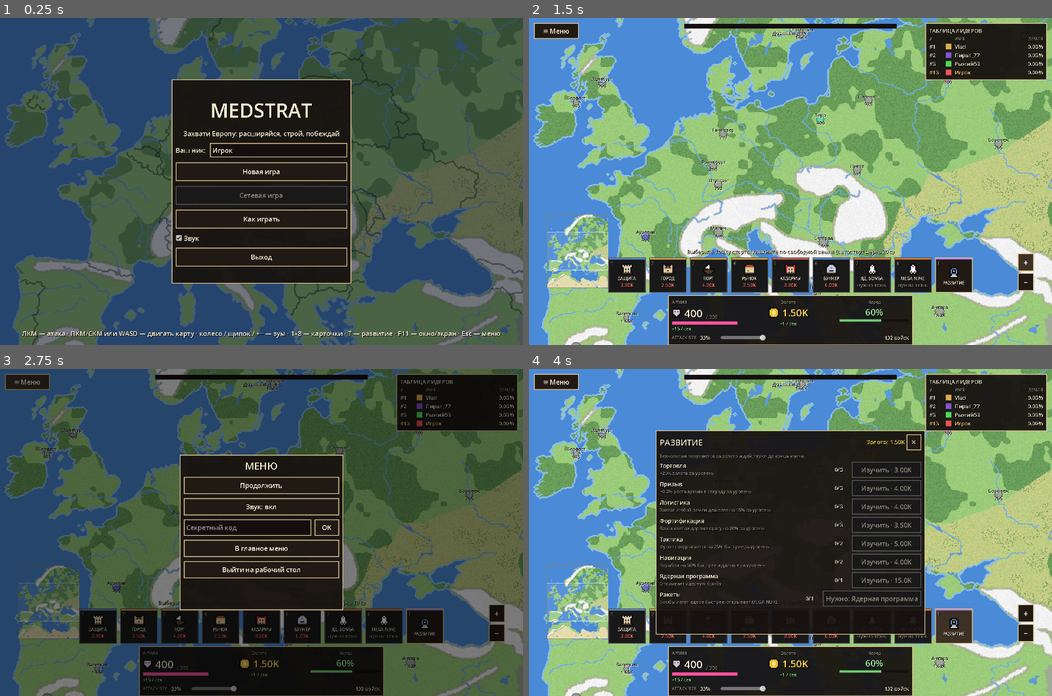
Above: before the commit, frames 1-4 (two rows, left to right).
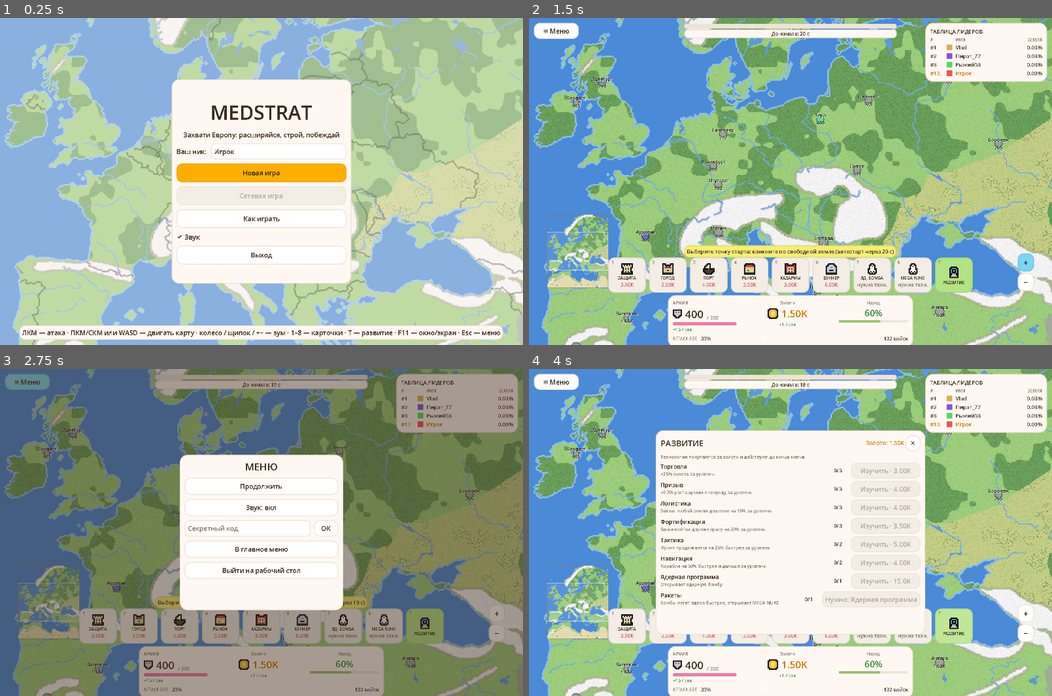
Above: after the commit, the same moments.

Repository: maximvasilevp-stack/medstrat
Game: Godot game, scene res://scenes/main_menu.tscn
The game is run twice, just before and just after one commit, with the same random seed, the same clock (stepped at 60 frames per second) and the same inputs.
Inputs:
- Up to frame 1 (0.25 s): no input
- Up to frame 2 (1.5 s): click "Новая игра" at 0.5 s; click "+" at 1.25 s
- Up to frame 3 (2.75 s): click "≡ Меню" at 2 s
- Up to frame 4 (4 s): click "Продолжить" at 2.75 s; click "T" at 3.5 s

The runs differ from the first frame. In frame 1, 100% of the frame differs, in the area x 0-100%, y 0-100%; in frame 2, 22%; in frame 3, 100%; in frame 4, 49%.

Commit message:
feat(ui): bright pastel in-game theme
Cream panels with rounded corners, pastel card fills by category (sky,
lemon, peach, blue, lavender, lime), orange pressed state and primary
button, dark-brown text, pill-shaped hints and toasts sized to their text,
light overlays for dialogs. Web build rebuilt.

Co-Authored-By: Claude Fable 5.1 <noreply@anthropic.com>

Diff:
--- a/scripts/ui/exit_dialog.gd
+++ b/scripts/ui/exit_dialog.gd
@@ -16,7 +16,7 @@
 	theme = ThemeFactory.make()
 	visible = false
 	var dim := ColorRect.new()
-	dim.color = Color(0, 0, 0, 0.5)
+	dim.color = Color(0.23, 0.16, 0.10, 0.45)
 	dim.set_anchors_and_offsets_preset(PRESET_FULL_RECT)
 	add_child(dim)
 	var panel := PanelContainer.new()
--- a/scripts/ui/hud.gd
+++ b/scripts/ui/hud.gd
@@ -23,14 +23,14 @@
 signal restart_requested
 
 const CARDS := [
-	["defense", "ЗАЩИТА", PixelSprites.TOWER, "1", Color(0.35, 0.60, 0.92)],
-	["city", "ГОРОД", PixelSprites.CITY, "2", Color(0.95, 0.75, 0.30)],
-	["port", "ПОРТ", PixelSprites.PORT, "3", Color(0.95, 0.75, 0.30)],
-	["market", "РЫНОК", PixelSprites.MARKET, "4", Color(0.95, 0.75, 0.30)],
-	["barracks", "КАЗАРМЫ", PixelSprites.BARRACKS, "5", Color(0.90, 0.40, 0.35)],
-	["bunker", "БУНКЕР", PixelSprites.BUNKER, "6", Color(0.35, 0.60, 0.92)],
-	["nuke", "ЯД. БОМБА", PixelSprites.ROCKET, "7", Color(1.0, 0.55, 0.20)],
-	["mega", "MEGA NUKE", PixelSprites.ROCKET, "8", Color(1.0, 0.55, 0.20)],
+	["defense", "ЗАЩИТА", PixelSprites.TOWER, "1", ThemeFactory.SKY],
+	["city", "ГОРОД", PixelSprites.CITY, "2", ThemeFactory.LEMON],
+	["port", "ПОРТ", PixelSprites.PORT, "3", ThemeFactory.LEMON],
+	["market", "РЫНОК", PixelSprites.MARKET, "4", ThemeFactory.LEMON],
+	["barracks", "КАЗАРМЫ", PixelSprites.BARRACKS, "5", ThemeFactory.PEACH],
+	["bunker", "БУНКЕР", PixelSprites.BUNKER, "6", ThemeFactory.BLUE],
+	["nuke", "ЯД. БОМБА", PixelSprites.ROCKET, "7", ThemeFactory.LAVENDER],
+	["mega", "MEGA NUKE", PixelSprites.ROCKET, "8", ThemeFactory.LAVENDER],
 ]
 const CARD_SIZE := Vector2(92, 86)
 
@@ -128,11 +128,11 @@
 	b.max_value = 1.0
 	b.custom_minimum_size = Vector2(0, height)
 	var bg := StyleBoxFlat.new()
-	bg.bg_color = Color(0.08, 0.06, 0.05)
-	bg.set_corner_radius_all(0)
+	bg.bg_color = ThemeFactory.FRAME
+	bg.set_corner_radius_all(height)
 	var fg := StyleBoxFlat.new()
 	fg.bg_color = fill
-	fg.set_corner_radius_all(0)
+	fg.set_corner_radius_all(height)
 	b.add_theme_stylebox_override("background", bg)
 	b.add_theme_stylebox_override("fill", fg)
 	b.mouse_filter = MOUSE_FILTER_IGNORE
@@ -162,7 +162,7 @@
 	menu_button.pressed.connect(func(): exit_pressed.emit())
 	row.add_child(menu_button)
 
-	timer_bar = _bar(Color(0.36, 0.78, 0.36), 12)
+	timer_bar = _bar(ThemeFactory.LIME.darkened(0.15), 12)
 	timer_bar.set_anchors_and_offsets_preset(PRESET_CENTER_TOP)
 	timer_bar.offset_left = -260
 	timer_bar.offset_right = 260
@@ -176,6 +176,7 @@
 	timer_label.offset_top = 28
 	timer_label.offset_bottom = 46
 	timer_label.horizontal_alignment = HORIZONTAL_ALIGNMENT_CENTER
+	timer_label.add_theme_stylebox_override("normal", ThemeFactory.pill(ThemeFactory.PANEL, 2, 8))
 	add_child(timer_label)
 
 
@@ -236,18 +237,14 @@
 		b.button_group = card_group
 		b.custom_minimum_size = CARD_SIZE
 		b.toggled.connect(_on_card_toggled.bind(kind))
-		var stripe := ColorRect.new()
-		stripe.color = d[4]
-		stripe.set_anchors_and_offsets_preset(PRESET_TOP_WIDE)
-		stripe.offset_left = 2
-		stripe.offset_right = -2
-		stripe.offset_top = 2
-		stripe.offset_bottom = 5
-		stripe.mouse_filter = MOUSE_FILTER_IGNORE
-		b.add_child(stripe)
+		var tint: Color = d[4]
+		b.add_theme_stylebox_override("normal", ThemeFactory.pill(tint))
+		b.add_theme_stylebox_override("hover", ThemeFactory.pill(tint.lightened(0.15)))
+		b.add_theme_stylebox_override("pressed", ThemeFactory.pill(ThemeFactory.ORANGE))
+		b.add_theme_stylebox_override("disabled", ThemeFactory.pill(Color("#F3EDE6")))
 		var box := VBoxContainer.new()
 		box.set_anchors_and_offsets_preset(PRESET_FULL_RECT)
-		box.offset_top = 6
+		box.offset_top = 4
 		box.alignment = BoxContainer.ALIGNMENT_CENTER
 		box.mouse_filter = MOUSE_FILTER_IGNORE
 		box.add_theme_constant_override("separation", 1)
@@ -256,11 +253,11 @@
 		var title := _label(d[1], 10)
 		title.horizontal_alignment = HORIZONTAL_ALIGNMENT_CENTER
 		box.add_child(title)
-		var cost := _label("", 12, Color(1.0, 0.45, 0.4))
+		var cost := _label("", 12, ThemeFactory.TEXT)
 		cost.horizontal_alignment = HORIZONTAL_ALIGNMENT_CENTER
 		box.add_child(cost)
 		var key := _label(d[3], 10, ThemeFactory.TEXT_DIM)
-		key.position = Vector2(6, 7)
+		key.position = Vector2(8, 5)
 		b.add_child(key)
 		bar.add_child(b)
 		cards[kind] = b
@@ -269,18 +266,12 @@
 	tech.custom_minimum_size = CARD_SIZE
 	tech.tooltip_text = "Клавиша T"
 	tech.pressed.connect(toggle_tech)
-	var tstripe := ColorRect.new()
-	tstripe.color = Color(0.70, 0.45, 0.95)
-	tstripe.set_anchors_and_offsets_preset(PRESET_TOP_WIDE)
-	tstripe.offset_left = 2
-	tstripe.offset_right = -2
-	tstripe.offset_top = 2
-	tstripe.offset_bottom = 5
-	tstripe.mouse_filter = MOUSE_FILTER_IGNORE
-	tech.add_child(tstripe)
+	tech.add_theme_stylebox_override("normal", ThemeFactory.pill(ThemeFactory.LIME))
+	tech.add_theme_stylebox_override("hover", ThemeFactory.pill(ThemeFactory.LIME.lightened(0.15)))
+	tech.add_theme_stylebox_override("pressed", ThemeFactory.pill(ThemeFactory.ORANGE))
 	var tbox := VBoxContainer.new()
 	tbox.set_anchors_and_offsets_preset(PRESET_FULL_RECT)
-	tbox.offset_top = 6
+	tbox.offset_top = 4
 	tbox.alignment = BoxContainer.ALIGNMENT_CENTER
 	tbox.mouse_filter = MOUSE_FILTER_IGNORE
 	tech.add_child(tbox)
@@ -289,16 +280,21 @@
 	ttitle.horizontal_alignment = HORIZONTAL_ALIGNMENT_CENTER
 	tbox.add_child(ttitle)
 	var tkey := _label("T", 10, ThemeFactory.TEXT_DIM)
-	tkey.position = Vector2(6, 7)
+	tkey.position = Vector2(8, 5)
 	tech.add_child(tkey)
 	bar.add_child(tech)
 
+	var status_box := CenterContainer.new()
+	status_box.set_anchors_and_offsets_preset(PRESET_BOTTOM_WIDE)
+	status_box.offset_top = -244
+	status_box.offset_bottom = -216
+	status_box.mouse_filter = MOUSE_FILTER_IGNORE
+	add_child(status_box)
 	status_label = _label("", 13)
-	status_label.set_anchors_and_offsets_preset(PRESET_BOTTOM_WIDE)
-	status_label.offset_top = -238
-	status_label.offset_bottom = -216
+	status_label.add_theme_stylebox_override("normal", ThemeFactory.pill(ThemeFactory.LEMON, 6, 12))
 	status_label.horizontal_alignment = HORIZONTAL_ALIGNMENT_CENTER
-	add_child(status_label)
+	status_label.visible = false
+	status_box.add_child(status_label)
 
 
 func _build_resources() -> void:
@@ -331,9 +327,9 @@
 	army_cap = _label("/ 0", 12, ThemeFactory.TEXT_DIM)
 	army_cap.size_flags_vertical = SIZE_SHRINK_END
 	army_row.add_child(army_cap)
-	army_bar = _bar(Color(0.98, 0.33, 0.62), 8)
+	army_bar = _bar(Color("#F07AA8"), 8)
 	army.add_child(army_bar)
-	army_rate = _label("", 11, Color(0.55, 0.95, 0.55))
+	army_rate = _label("", 11, ThemeFactory.GREEN)
 	army.add_child(army_rate)
 
 	var gold := VBoxContainer.new()
@@ -348,9 +344,9 @@
 	gold_row.add_theme_constant_override("separation", 8)
 	gold.add_child(gold_row)
 	gold_row.add_child(_icon(PixelSprites.COIN, "coin", Vector2(26, 26)))
-	gold_value = _label("0", 24, Color(1.0, 0.85, 0.35))
+	gold_value = _label("0", 24, Color("#C97B00"))
 	gold_row.add_child(gold_value)
-	gold_rate = _label("", 11, Color(0.55, 0.95, 0.55))
+	gold_rate = _label("", 11, ThemeFactory.GREEN)
 	gold_rate.horizontal_alignment = HORIZONTAL_ALIGNMENT_CENTER
 	gold.add_child(gold_rate)
 
@@ -370,10 +366,10 @@
 	var people_title := _label("Народ", 10, ThemeFactory.TEXT_DIM)
 	people_title.horizontal_alignment = HORIZONTAL_ALIGNMENT_CENTER
 	people.add_child(people_title)
-	approval_value = _label("60%", 22, Color(0.6, 0.9, 0.6))
+	approval_value = _label("60%", 22, ThemeFactory.GREEN)
 	approval_value.horizontal_alignment = HORIZONTAL_ALIGNMENT_CENTER
 	people.add_child(approval_value)
-	approval_bar = _bar(Color(0.45, 0.8, 0.45), 6)
+	approval_bar = _bar(ThemeFactory.LIME.darkened(0.15), 6)
 	people.add_child(approval_bar)
 	election_label = _label("", 11, ThemeFactory.TEXT_DIM)
 	election_label.horizontal_alignment = HORIZONTAL_ALIGNMENT_CENTER
@@ -452,7 +448,7 @@
 	var title := _label("РАЗВИТИЕ", 20)
 	title.size_flags_horizontal = SIZE_EXPAND_FILL
 	head.add_child(title)
-	tech_gold = _label("", 14, Color(1.0, 0.85, 0.35))
+	tech_gold = _label("", 14, Color("#C97B00"))
 	head.add_child(tech_gold)
 	var close := Button.new()
 	close.text = "✕"
@@ -514,7 +510,7 @@
 		l.autowrap_mode = TextServer.AUTOWRAP_WORD_SMART
 		box.add_child(l)
 		people_labels[key] = l
-	people_bar = _bar(Color(0.45, 0.8, 0.45), 10)
+	people_bar = _bar(ThemeFactory.LIME.darkened(0.15), 10)
 	box.add_child(people_bar)
 	var hint := _label("Одобрение тянется к цели: налоги и войны его снижают, рынки и города поднимают. Ниже 25% люди уходят с окраин. Раз в 3 минуты выборы: меньше 50% — поражение и штраф на минуту.", 11, ThemeFactory.TEXT_DIM)
 	hint.autowrap_mode = TextServer.AUTOWRAP_WORD_SMART
@@ -579,7 +575,7 @@
 	var box := VBoxContainer.new()
 	box.add_theme_constant_override("separation", 8)
 	event_panel.add_child(box)
-	event_title = _label("", 18, Color(1.0, 0.85, 0.35))
+	event_title = _label("", 18, Color("#C97B00"))
 	box.add_child(event_title)
 	event_text = _label("", 13)
 	event_text.autowrap_mode = TextServer.AUTOWRAP_WORD_SMART
@@ -683,15 +679,19 @@
 
 
 func _build_toast() -> void:
+	var toast_box := CenterContainer.new()
+	toast_box.set_anchors_and_offsets_preset(PRESET_CENTER_TOP)
+	toast_box.offset_top = 56
+	toast_box.offset_bottom = 96
+	toast_box.offset_left = -400
+	toast_box.offset_right = 400
+	toast_box.mouse_filter = MOUSE_FILTER_IGNORE
+	add_child(toast_box)
 	toast_label = _label("", 18)
-	toast_label.set_anchors_and_offsets_preset(PRESET_CENTER_TOP)
-	toast_label.offset_top = 56
-	toast_label.offset_bottom = 84
-	toast_label.offset_left = -400
-	toast_label.offset_right = 400
+	toast_label.add_theme_stylebox_override("normal", ThemeFactory.pill(ThemeFactory.PANEL, 8, 14))
 	toast_label.horizontal_alignment = HORIZONTAL_ALIGNMENT_CENTER
 	toast_label.modulate.a = 0.0
-	add_child(toast_label)
+	toast_box.add_child(toast_label)
 
 
 func _build_overlay() -> void:
@@ -700,7 +700,7 @@
 	overlay.visible = false
 	add_child(overlay)
 	var dim := ColorRect.new()
-	dim.color = Color(0, 0, 0, 0.55)
+	dim.color = Color(0.23, 0.16, 0.10, 0.45)
 	dim.set_anchors_and_offsets_preset(PRESET_FULL_RECT)
 	overlay.add_child(dim)
 	var panel := PanelContainer.new()
@@ -762,21 +762,26 @@
 	_syncing = false
 	match kind:
 		"city":
-			status_label.text = "Клик по своей земле: город поднимает лимит и рост армии. Esc — отмена"
+			set_status("Клик по своей земле: город поднимает лимит и рост армии. Esc — отмена")
 		"port":
-			status_label.text = "Клик по своему берегу: порт даёт золото и высадки с моря. Esc — отмена"
+			set_status("Клик по своему берегу: порт даёт золото и высадки с моря. Esc — отмена")
 		"defense":
-			status_label.text = "Клик по своей земле: защита удорожает захват ваших клеток. Esc — отмена"
+			set_status("Клик по своей земле: защита удорожает захват ваших клеток. Esc — отмена")
 		"market":
-			status_label.text = "Клик по своей земле: рынок приносит +12 золота в секунду. Esc — отмена"
+			set_status("Клик по своей земле: рынок приносит +12 золота в секунду. Esc — отмена")
 		"barracks":
-			status_label.text = "Клик по своей земле: казармы поднимают лимит и рост армии. Esc — отмена"
+			set_status("Клик по своей земле: казармы поднимают лимит и рост армии. Esc — отмена")
 		"bunker":
-			status_label.text = "Клик по своей земле: бункер сбивает чужие бомбы в радиусе 16 клеток. Esc — отмена"
+			set_status("Клик по своей земле: бункер сбивает чужие бомбы в радиусе 16 клеток. Esc — отмена")
 		"nuke", "mega":
-			status_label.text = "Клик по цели: через 3 секунды земля в радиусе станет ничьей и выжженной. Esc — отмена"
+			set_status("Клик по цели: через 3 секунды земля в радиусе станет ничьей и выжженной. Esc — отмена")
 		_:
-			status_label.text = ""
+			set_status("")
+
+
+func set_status(text: String) -> void:
+	status_label.text = text
+	status_label.visible = text != ""
 
 
 func set_tooltip(text: String, at: Vector2) -> void:
@@ -794,7 +799,18 @@
 
 func toast(text: String, color: Color = Color(1, 0.95, 0.8)) -> void:
 	toast_label.text = text
-	toast_label.add_theme_color_override("font_color", color)
+	# incoming colours are the old light-on-dark hints; map them to a pill colour and keep the text dark
+	var pill_color := ThemeFactory.PANEL
+	if color.r > 0.9 and color.g < 0.7:
+		pill_color = ThemeFactory.PEACH
+	elif color.g > 0.9 and color.r < 0.9:
+		pill_color = ThemeFactory.LIME
+	elif color.b > 0.9 and color.r < 0.9:
+		pill_color = ThemeFactory.SKY
+	elif color.r > 0.9 and color.g > 0.8 and color.b < 0.5:
+		pill_color = ThemeFactory.LEMON
+	toast_label.add_theme_stylebox_override("normal", ThemeFactory.pill(pill_color, 6, 12))
+	toast_label.add_theme_color_override("font_color", ThemeFactory.TEXT)
 	toast_label.modulate.a = 1.0
 	if toast_tween:
 		toast_tween.kill()
@@ -822,7 +838,7 @@
 		var left := int(ceil(world.spawn_seconds_left()))
 		timer_bar.value = 0.0
 		timer_label.text = "До начала: %d с" % left
-		status_label.text = "Выберите точку старта: кликните по свободной земле (автостарт через %d с)" % left
+		set_status("Выберите точку старта: кликните по свободной земле (автостарт через %d с)" % left)
 	else:
 		var elapsed: float = world.seconds()
 		var remaining: int = maxi(0, int(Rules.MATCH_SECONDS - elapsed))
@@ -839,7 +855,7 @@
 	gold_rate.text = "+%s / сек" % Names.short_number(world.gold_rate_of(human))
 	var approval: float = f["approval"]
 	approval_value.text = "%d%%" % int(approval)
-	var ac := Color(0.6, 0.9, 0.6) if approval >= 50.0 else (Color(1.0, 0.85, 0.35) if approval >= 25.0 else Color(1.0, 0.45, 0.4))
+	var ac := ThemeFactory.GREEN if approval >= 50.0 else (Color("#C97B00") if approval >= 25.0 else ThemeFactory.RED)
 	approval_value.add_theme_color_override("font_color", ac)
 	approval_bar.value = approval / 100.0
 	if not spawning:
@@ -857,7 +873,7 @@
 			l.add_theme_color_override("font_color", ThemeFactory.TEXT_DIM)
 		else:
 			l.text = Names.short_number(cost)
-			l.add_theme_color_override("font_color", Color(1.0, 0.85, 0.35) if f["gold"] >= cost else Color(1.0, 0.45, 0.4))
+			l.add_theme_color_override("font_color", ThemeFactory.TEXT if f["gold"] >= cost else ThemeFactory.RED)
 	if tech_panel.visible and _attacks_timer <= 0.0:
 		_refresh_tech()
 	if people_panel.visible and _attacks_timer <= 0.0:
@@ -894,7 +910,7 @@
 		r["name"].text = f["name"]
 		var share: float = world.land_share(f["id"]) * 100.0
 		r["share"].text = ("%.2f%%" if share < 1.0 else "%.1f%%") % share
-		var c: Color = Color(1, 0.8, 0.5) if f["id"] == human else ThemeFactory.TEXT
+		var c: Color = Color("#C97B00") if f["id"] == human else ThemeFactory.TEXT
 		r["name"].add_theme_color_override("font_color", c)
 		r["rank"].add_theme_color_override("font_color", c)
 
@@ -929,4 +945,4 @@
 		var who: String = "ничья земля" if s["target"] == 0 else world.factions[s["target"]]["name"]
 		attacks_box.add_child(_label("⛵ %s · %s (%d с)" % [who, Names.short_number(s["troops"]), int(ceil(s["ticks_left"] * Rules.TICK_DT))], 12))
 	for a in incoming:
-		attacks_box.add_child(_label("← %s · %s" % [world.factions[a["attacker"]]["name"], Names.short_number(a["troops"])], 12, Color(1, 0.55, 0.45)))
+		attacks_box.add_child(_label("← %s · %s" % [world.factions[a["attacker"]]["name"], Names.short_number(a["troops"])], 12, ThemeFactory.RED))
--- a/scripts/ui/main_menu.gd
+++ b/scripts/ui/main_menu.gd
@@ -25,7 +25,7 @@
 	bg.set_anchors_and_offsets_preset(PRESET_FULL_RECT)
 	add_child(bg)
 	var dim := ColorRect.new()
-	dim.color = Color(0.03, 0.05, 0.10, 0.55)
+	dim.color = Color(1.0, 0.97, 0.94, 0.35)
 	dim.set_anchors_and_offsets_preset(PRESET_FULL_RECT)
 	add_child(dim)
 
@@ -45,6 +45,7 @@
 	title.horizontal_alignment = HORIZONTAL_ALIGNMENT_CENTER
 	title.add_theme_font_size_override("font_size", 48)
 	box.add_child(title)
+	box.add_theme_constant_override("separation", 10)
 	var sub := Label.new()
 	sub.text = "Захвати Европу: расширяйся, строй, побеждай"
 	sub.horizontal_alignment = HORIZONTAL_ALIGNMENT_CENTER
@@ -63,7 +64,9 @@
 	nick_edit.size_flags_horizontal = SIZE_EXPAND_FILL
 	nick_row.add_child(nick_edit)
 
-	_button(box, "Новая игра", _start)
+	var start := _button(box, "Новая игра", _start)
+	start.add_theme_stylebox_override("normal", ThemeFactory.pill(ThemeFactory.ORANGE, 8))
+	start.add_theme_stylebox_override("hover", ThemeFactory.pill(ThemeFactory.ORANGE.lightened(0.15), 8))
 	var net := _button(box, "Сетевая игра", Callable())
 	net.disabled = true
 	net.tooltip_text = "Появится на следующем этапе"
@@ -103,10 +106,14 @@
 	var hint := Label.new()
 	hint.text = "ЛКМ — атака · ПКМ/СКМ или WASD — двигать карту · колесо / щипок / +− — зум · 1–8 — карточки · T — развитие · F11 — окно/экран · Esc — меню"
 	hint.horizontal_alignment = HORIZONTAL_ALIGNMENT_CENTER
-	hint.set_anchors_and_offsets_preset(PRESET_BOTTOM_WIDE)
-	hint.offset_top = -40
-	hint.offset_bottom = -12
-	add_child(hint)
+	hint.add_theme_stylebox_override("normal", ThemeFactory.pill(ThemeFactory.PANEL, 6, 12))
+	var hint_box := CenterContainer.new()
+	hint_box.set_anchors_and_offsets_preset(PRESET_BOTTOM_WIDE)
+	hint_box.offset_top = -48
+	hint_box.offset_bottom = -12
+	hint_box.mouse_filter = MOUSE_FILTER_IGNORE
+	add_child(hint_box)
+	hint_box.add_child(hint)
 	for a in OS.get_cmdline_user_args():
 		if a.begins_with("--screenshot="):
 			_screenshot(a.get_slice("=", 1))
--- a/scripts/ui/theme_factory.gd
+++ b/scripts/ui/theme_factory.gd
@@ -1,51 +1,69 @@
 extends RefCounted
-## Builds the pixel-style UI theme in code (no .tres to hand-edit).
+## Bright "dopamine" UI theme built in code: cream panels, pastel pills, dark-brown text.
 
-const BG := Color(0.13, 0.10, 0.08)
-const BG_HOVER := Color(0.24, 0.19, 0.14)
-const BG_PRESSED := Color(0.62, 0.38, 0.16)
-const FRAME := Color(0.86, 0.76, 0.56)
-const TEXT := Color(0.96, 0.92, 0.82)
-const TEXT_DIM := Color(0.55, 0.52, 0.47)
-const PANEL := Color(0.09, 0.07, 0.06, 0.94)
+const BG := Color("#FFFFFF")
+const BG_HOVER := Color("#7ED5F2")
+const BG_PRESSED := Color("#FFAE00")
+const FRAME := Color("#EFE3D6")
+const TEXT := Color("#3B2A1A")
+const TEXT_DIM := Color("#8A7563")
+const PANEL := Color("#FFF8F2")
+const SKY := Color("#7ED5F2")
+const LAVENDER := Color("#CEA8F6")
+const LIME := Color("#B2E384")
+const LEMON := Color("#F6EE75")
+const ORANGE := Color("#FFAE00")
+const PEACH := Color("#FACBB8")
+const BLUE := Color("#A2C7F7")
+const RED := Color("#D9534F")
+const GREEN := Color("#3C8D3F")
+const RADIUS := 14
 
 
-static func box(bg: Color, frame: Color, margin: int = 8) -> StyleBoxFlat:
+static func box(bg: Color, frame: Color = FRAME, margin: int = 8, radius: int = RADIUS) -> StyleBoxFlat:
 	var sb := StyleBoxFlat.new()
 	sb.bg_color = bg
 	sb.border_color = frame
 	sb.set_border_width_all(2)
-	sb.set_corner_radius_all(0)
+	sb.set_corner_radius_all(radius)
 	sb.set_content_margin_all(margin)
-	sb.anti_aliasing = false
+	sb.anti_aliasing = true
 	return sb
+
+
+## A filled pastel pill without a visible border (cards, badges).
+static func pill(bg: Color, margin: int = 8, radius: int = RADIUS) -> StyleBoxFlat:
+	return box(bg, bg.darkened(0.08), margin, radius)
 
 
 static func make() -> Theme:
 	var t := Theme.new()
 	t.default_font_size = 16
 	t.set_stylebox("normal", "Button", box(BG, FRAME))
-	t.set_stylebox("hover", "Button", box(BG_HOVER, FRAME))
-	t.set_stylebox("pressed", "Button", box(BG_PRESSED, TEXT))
-	t.set_stylebox("disabled", "Button", box(Color(0.10, 0.10, 0.10), Color(0.35, 0.35, 0.35)))
+	t.set_stylebox("hover", "Button", box(BG_HOVER, BG_HOVER.darkened(0.1)))
+	t.set_stylebox("pressed", "Button", box(BG_PRESSED, BG_PRESSED.darkened(0.1)))
+	t.set_stylebox("disabled", "Button", box(Color("#F3EDE6"), FRAME))
 	t.set_stylebox("focus", "Button", StyleBoxEmpty.new())
 	t.set_color("font_color", "Button", TEXT)
-	t.set_color("font_hover_color", "Button", Color.WHITE)
-	t.set_color("font_pressed_color", "Button", Color.WHITE)
-	t.set_color("font_disabled_color", "Button", TEXT_DIM)
-	t.set_stylebox("panel", "PanelContainer", box(PANEL, FRAME, 10))
+	t.set_color("font_hover_color", "Button", TEXT)
+	t.set_color("font_pressed_color", "Button", TEXT)
+	t.set_color("font_disabled_color", "Button", Color("#B8A999"))
+	t.set_stylebox("panel", "PanelContainer", box(PANEL, FRAME, 12, 18))
+	t.set_color("font_color", "Label", TEXT)
 	for state in ["normal", "hover", "pressed", "disabled", "focus", "hover_pressed"]:
 		t.set_stylebox(state, "CheckBox", StyleBoxEmpty.new())
 	t.set_color("font_color", "CheckBox", TEXT)
-	t.set_color("font_hover_color", "CheckBox", Color.WHITE)
+	t.set_color("font_hover_color", "CheckBox", TEXT)
 	t.set_color("font_pressed_color", "CheckBox", TEXT)
-	t.set_color("font_hover_pressed_color", "CheckBox", Color.WHITE)
-	var edit := box(Color(0.08, 0.06, 0.05), FRAME, 6)
-	t.set_stylebox("normal", "LineEdit", edit)
-	t.set_stylebox("focus", "LineEdit", box(Color(0.12, 0.09, 0.07), TEXT, 6))
+	t.set_color("font_hover_pressed_color", "CheckBox", TEXT)
+	t.set_stylebox("normal", "LineEdit", box(BG, FRAME, 8, 10))
+	t.set_stylebox("focus", "LineEdit", box(BG, ORANGE, 8, 10))
 	t.set_color("font_color", "LineEdit", TEXT)
-	t.set_color("font_color", "Label", TEXT)
-	t.set_color("font_shadow_color", "Label", Color(0, 0, 0, 0.8))
-	t.set_constant("shadow_offset_x", "Label", 1)
-	t.set_constant("shadow_offset_y", "Label", 1)
+	t.set_color("font_placeholder_color", "LineEdit", TEXT_DIM)
+	t.set_color("caret_color", "LineEdit", TEXT)
+	t.set_stylebox("slider", "HSlider", pill(FRAME, 0, 6))
+	t.set_stylebox("grabber_area", "HSlider", pill(ORANGE, 0, 6))
+	t.set_stylebox("grabber_area_highlight", "HSlider", pill(ORANGE, 0, 6))
+	t.set_stylebox("panel", "TooltipPanel", box(PANEL, FRAME, 8, 10))
+	t.set_color("font_color", "TooltipLabel", TEXT)
 	return t
Not shown, changed: docs/play.html
Not shown, changed: docs/play.pck
